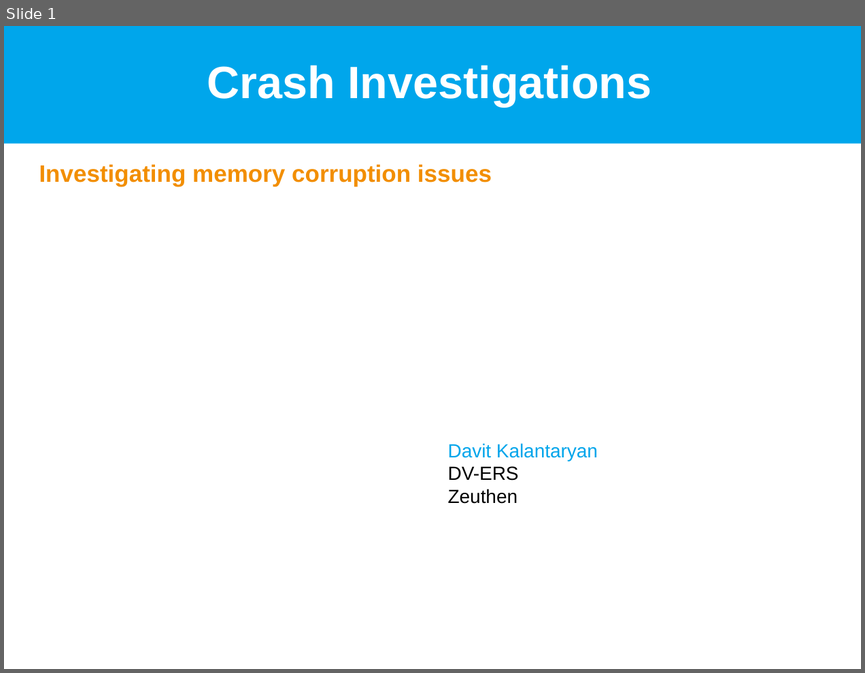
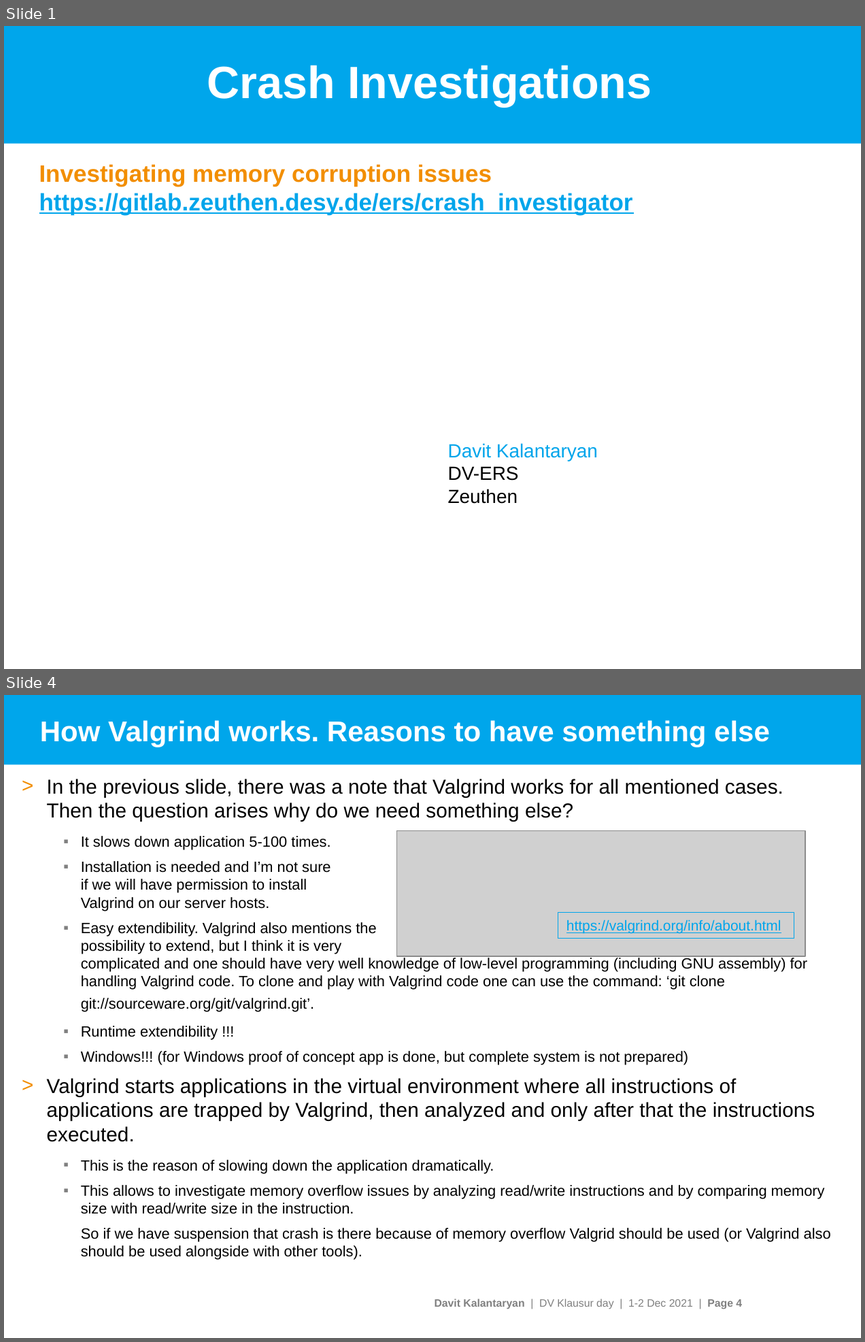
Before and after one commit to davitkalantaryan/old-crash_investigator, a slide deck: docs/crash_investigations.pptx. Shown one above the other, each under a label of ours: slide 1 before the commit, slides 1 and 4 after it; the slides between them are not shown. The pictures are 865x673 and 865x1342 pixels, drawn with LibreOffice and Linux fonts; fonts in the diff are those of the drawing; grey boxes stand for pictures; background and template pictures are left out. Boxes give left, top, right and bottom in pixels: in the first picture for what was removed or moved away, otherwise in the second. Text is boxed around its words. In the diff, an @@ line names an element or a change of style, - is before the commit and + after.

Commit message:
Feature/5 prepare presentation (#13)
* presentation preparation is ongoing
* presentation preparation is ongoing
* some tests on windows
* applied changes in the Linux
* applied windows corrections
* some tests on ubuntu
* fixed Makefile
* added new test case
* modified a bit corruption test
* changed prj/common/common_mkfl/sys_common.unix.Makefile to use other Makefile from cpputils
* applied the last commit of cpputils
* added the last version of the presentation

```diff
--- a/docs/crash_investigations.pptx
+++ b/docs/crash_investigations.pptx
@@ slide 4 added at bbox=[4, 695, 861, 1338], background #FFFFFF @@
@@ rectangle added at bbox=[4, 695, 861, 764], fill #00A6EB @@
@@ title added at bbox=[40, 720, 770, 747], 24 pt, text #FFFFFF, bold @@
+How Valgrind works. Reasons to have something else
@@ text added at bbox=[47, 779, 831, 1259], 12.5 pt, text #000000 @@
+> In the previous slide, there was a note that Valgrind works for all mentioned cases. Then the question arises why do we need something else?
+  ▪ It slows down application 5-100 times.
+  ▪ Installation is needed and I’m not sure
+    if we will have permission to install
+    Valgrind on our server hosts.
+  ▪ Easy extendibility. Valgrind also mentions the
+    possibility to extend, but I think it is very
+    complicated and one should have very well knowledge of low-level programming (including GNU assembly) for handling Valgrind code. To clone and play with Valgrind code one can use the command: ‘git clone git://sourceware.org/git/valgrind.git’.
+  ▪ Runtime extendibility !!!
+  ▪ Windows!!! (for Windows proof of concept app is done, but complete system is not prepared)
+> Valgrind starts applications in the virtual environment where all instructions of applications are trapped by Valgrind, then analyzed and only after that the instructions executed.
+  ▪ This is the reason of slowing down the application dramatically.
+  ▪ This allows to investigate memory overflow issues by analyzing read/write instructions and by comparing memory size with read/write size in the instruction.
+    So if we have suspension that crash is there because of memory overflow Valgrid should be used (or Valgrind also should be used alongside with other tools).
@@ picture added at bbox=[396, 830, 805, 956] @@
@@ rectangle added at bbox=[558, 913, 794, 938], outline #00A5EB 0.75 pt, 12 pt, text #00A5EB, underline @@
+https://valgrind.org/info/about.html
@@ text added at bbox=[434, 1298, 742, 1308], 9 pt, text #808080 @@
+Davit Kalantaryan | DV Klausur day | 1-2 Dec 2021 | Page 4
@@ slide 1 changed as well @@
@@ subtitle at bbox=[39, 164, 633, 215]: text changed; text colour #F28E00 to #00A5EB @@
-Investigating memory corruption issues
+Investigating memory corruption issues
+https://gitlab.zeuthen.desy.de/ers/crash_investigator
```
Also in this commit, not shown: 1 other slide changed, 3 other slides added, 7 slides removed, 30 other files.
